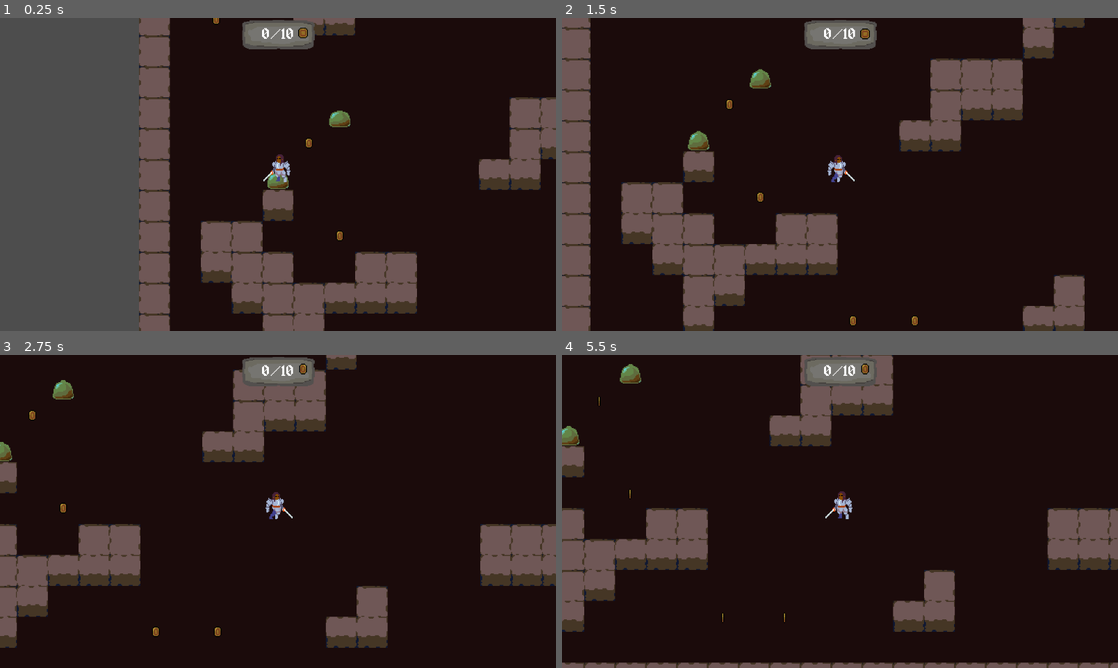
Above: before the commit, frames 1-4 (two rows, left to right).
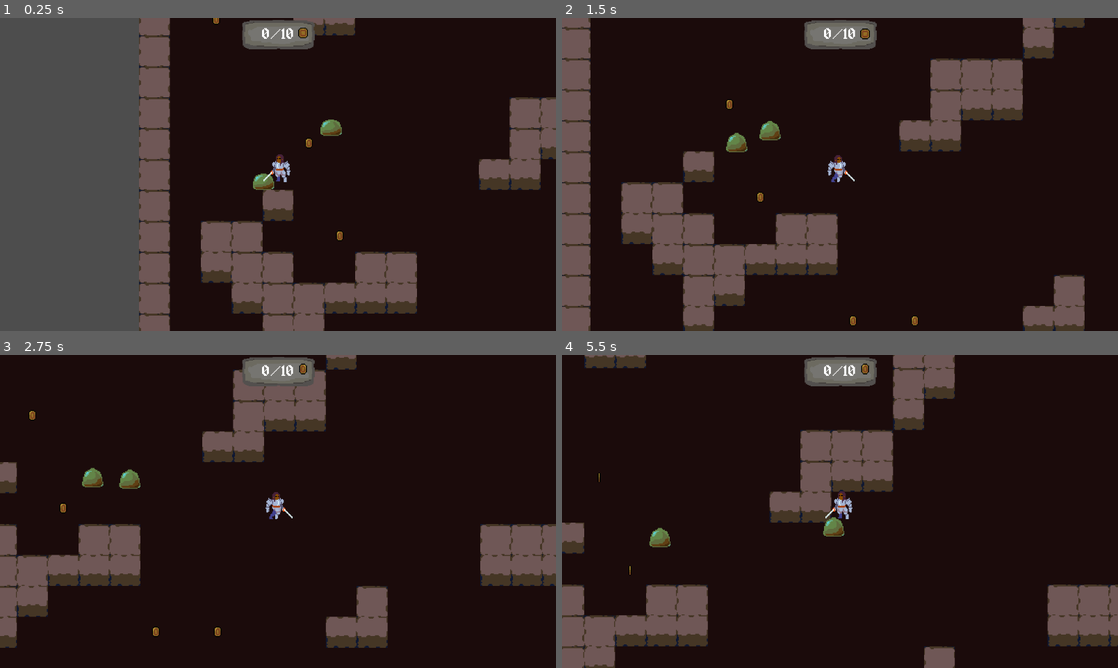
Above: after the commit, the same moments.

Repository: Gipost/rumata-test-project
Game: Godot game, scene res://game/scenes/Game.tscn
Same seed, same stepped clock (60 frames per second), same inputs: the game is played once before the commit and once after it.
Inputs (mouse positions are in pixels of both pictures, inside the frame that each line leads up to):
- Up to frame 1 (0.25 s): no input
- Up to frame 2 (1.5 s): move the mouse to (962, 158) at 0.52 s; hold D (move_right) 0.53-1.28 s; click (962, 158) at 0.67 s; move the mouse to (728, 190) at 1.27 s; hold S (move_down) from 1.28 s (still down)
- Up to frame 3 (2.75 s): move the mouse to (333, 442) at 2.02 s; release S (move_down) at 2.03 s; hold D (move_right) from 2.03 s (still down)
- Up to frame 4 (5.5 s): move the mouse to (812, 574) at 2.77 s; release D (move_right) at 2.78 s; hold W (move_up) 2.78-3.53 s; click (812, 574) at 2.92 s; move the mouse to (1006, 558) at 3.52 s; hold A (move_left) 3.53-5.03 s; move the mouse to (673, 464) at 4.27 s; move the mouse to (867, 511) at 5.02 s; hold S (move_down) from 5.03 s (still down); click (867, 511) at 5.17 s

The runs differ from the first frame. In frame 1, 0.5% of the frame differs, in the area x 45-63%, y 29-55%; in frame 2, 0.8%; in frame 3, 0.7%; in frame 4, 28%, in the area x 0-100%, y 0-100%.

Commit message:
Basic + Chaser behaviour implementation
Basically enemy sees target(player) and dashes to its position, if close enough it just follows it instead of dash

Diff:
--- a/game/objects/controllers/LevelController/LevelController.gd
+++ b/game/objects/controllers/LevelController/LevelController.gd
@@ -3,7 +3,7 @@
 @export var tilemap : TileMapLayer
 @export var PlayerScene : PackedScene
 @export var CoinScene : PackedScene
-@export var EnemyScenes: Dictionary = {load("res://game/scenes/smile.tscn") : 1.0}
+@export var EnemyScenes: Dictionary = {load("res://game/scenes/slime.tscn") : 1.0}
 var PlayerNode
 func on_gen_finished() -> void:
 	PlayerNode = GenController.spawn_player(PlayerScene,$entities)
--- a/game/objects/entities/enemy/enemy.gd
+++ b/game/objects/entities/enemy/enemy.gd
@@ -1,2 +1,27 @@
 class_name Enemy
 extends Entity
+@onready var nav_agent: NavigationAgent2D = $NavigationAgent2D
+@export var behaviour: EnemyBehaviour  # This will be a Resource
+var target: Node2D = null
+
+func _ready():
+	if behaviour:
+		behaviour.setup(self)
+
+func _physics_process(delta):
+	if behaviour:
+		behaviour.update(delta)
+#интеракт моба с игроком, деш наносит урон enemy, в остальных случаях урон получает игрок
+func _on_contact_area_body_entered(body: Node2D) -> void:
+	if body is Player:
+		match body.current_state:
+			Player.State.DASH:
+				self.take_damage()
+			_:
+				body.take_damage()
+
+#получение урона мобом
+func take_damage():
+	if behaviour:
+		behaviour.cleanup()
+	queue_free()
--- /dev/null
+++ b/game/objects/entities/enemy/enemy_behaviour/chaser_behaviour.gd
@@ -0,0 +1,91 @@
+# ChaserBehavior.gd
+extends EnemyBehaviour
+class_name ChaserBehaviour
+#скорость преследования
+@export var speed: float = 60.0
+##использование дешей врагом
+@export var use_charging: bool = false
+##скорость деша
+@export var charge_speed: float = 200.0
+##задержка перед дешем
+@export var charge_prep_time: float = 0.5
+##кулдаун деша
+@export var charge_cooldown: float = 3.0
+
+var charging := false
+var can_charge := true
+var vision_area: Area2D
+var detected_player: Node2D = null
+
+func setup(e):
+	enemy = e
+	vision_area = enemy.get_node("VisionArea")
+	vision_area.body_entered.connect(_on_body_entered)
+	vision_area.body_exited.connect(_on_body_exited)
+
+func update(delta):
+	if enemy:
+		if not detected_player:
+			enemy.velocity = Vector2.ZERO
+			enemy.move_and_slide()
+			return
+
+		if charging:
+			enemy.move_and_slide()
+			return
+
+		var dist = enemy.global_position.distance_to(detected_player.global_position)
+
+		# Ренджа преследования моба (делаем меньше чтобы вблизи моб не юзал деш)
+		var chase_radius = (vision_area.get_node("Collision").shape.radius*0.8)
+
+		if dist < chase_radius:
+			# проделываем путь к найденному игроку через нав агента
+			enemy.nav_agent.target_position = detected_player.global_position
+			var dir = (enemy.nav_agent.get_next_path_position() - enemy.global_position).normalized()
+			enemy.velocity = dir * speed
+			enemy.move_and_slide()
+		else:
+			if can_charge:
+				_start_charge(enemy)
+
+func _start_charge(enemy):
+	charging = true
+	can_charge = false
+	enemy.velocity = Vector2.ZERO
+
+	await enemy.get_tree().create_timer(charge_prep_time).timeout
+
+	if detected_player:
+		var dir = (detected_player.global_position - enemy.global_position).normalized()
+		enemy.velocity = dir * charge_speed
+		enemy.move_and_slide()
+
+	# dash lasts short burst
+		await enemy.get_tree().create_timer(0.3).timeout
+		enemy.velocity = Vector2.ZERO
+		charging = false
+
+		# cooldown before next charge
+		await enemy.get_tree().create_timer(charge_cooldown).timeout
+		can_charge = true
+
+
+func _on_body_entered(body: Node2D):
+	if body.is_in_group("player"):
+		detected_player = body
+
+func _on_body_exited(body: Node2D):
+	if body == detected_player:
+		detected_player = null
+
+
+func cleanup():
+	#очистка, чтобы таймеры не коллили уже удаленный instance
+	if is_instance_valid(vision_area):
+		if vision_area.body_entered.is_connected(_on_body_entered):
+			vision_area.body_entered.disconnect(_on_body_entered)
+		if vision_area.body_exited.is_connected(_on_body_exited):
+			vision_area.body_exited.disconnect(_on_body_exited)
+	detected_player = null
+	charging = false
--- /dev/null
+++ b/game/objects/entities/enemy/enemy_behaviour/enemy_behaviour.gd
@@ -0,0 +1,11 @@
+# EnemyBehavior.gd
+extends Resource
+class_name EnemyBehaviour
+
+var enemy
+
+func setup(e):
+	enemy = e
+
+func update(delta): pass
+func cleanup(): pass
--- a/game/objects/entities/player/player.gd
+++ b/game/objects/entities/player/player.gd
@@ -1,6 +1,6 @@
 class_name Player
 extends Entity
-enum State { IDLE, MOVE, DASH }
+enum State { IDLE, MOVE, DASH, DEAD }
 @onready var player_spr := $PlayerSprite
 @onready var dash_particles := $PlayerSprite/dash_particles
 var current_state: State = State.IDLE
--- a/game/objects/tiles/Tileset.tres
+++ b/game/objects/tiles/Tileset.tres
@@ -1,6 +1,12 @@
-[gd_resource type="TileSet" load_steps=3 format=3 uid="uid://cyuwc6pdg24lt"]
+[gd_resource type="TileSet" load_steps=4 format=3 uid="uid://cyuwc6pdg24lt"]
 
 [ext_resource type="Texture2D" uid="uid://cs30vg4qkqk1c" path="res://assets/sprites/tiles.png" id="1_ca0qa"]
+
+[sub_resource type="NavigationPolygon" id="NavigationPolygon_ca0qa"]
+vertices = PackedVector2Array(16, 16, -16, 16, -16, -16, 16, -16)
+polygons = Array[PackedInt32Array]([PackedInt32Array(0, 1, 2, 3)])
+outlines = Array[PackedVector2Array]([PackedVector2Array(-16, -16, 16, -16, 16, 16, -16, 16)])
+agent_radius = 0.0
 
 [sub_resource type="TileSetAtlasSource" id="TileSetAtlasSource_vk7mj"]
 texture = ExtResource("1_ca0qa")
@@ -70,6 +76,7 @@
 0:11/0/terrain_set = 0
 0:11/0/terrain = 1
 0:11/0/terrains_peering_bit/bottom_side = 1
+0:11/0/navigation_layer_0/polygon = SubResource("NavigationPolygon_ca0qa")
 1:11/0 = 0
 2:11/0 = 0
 3:11/0 = 0
@@ -532,4 +539,5 @@
 terrain_set_0/terrain_0/color = Color(0.37, 0.37, 0.37, 1)
 terrain_set_0/terrain_1/name = "Ground "
 terrain_set_0/terrain_1/color = Color(0.49548447, 0.2518559, 0, 1)
+navigation_layer_0/layers = 1
 sources/0 = SubResource("TileSetAtlasSource_vk7mj")
--- a/game/scenes/enemy.tscn
+++ b/game/scenes/enemy.tscn
@@ -1,7 +1,22 @@
-[gd_scene format=3 uid="uid://dj7we7moj3m00"]
+[gd_scene load_steps=2 format=3 uid="uid://dj7we7moj3m00"]
+
+[ext_resource type="Script" uid="uid://ci486v3hyuxtj" path="res://game/objects/entities/enemy/enemy.gd" id="1_d070t"]
 
 [node name="Enemy" type="CharacterBody2D"]
+collision_layer = 2
+collision_mask = 7
+script = ExtResource("1_d070t")
 
 [node name="AnimatedSprite2D" type="AnimatedSprite2D" parent="."]
 
 [node name="Collision" type="CollisionShape2D" parent="."]
+
+[node name="ContactArea" type="Area2D" parent="."]
+collision_layer = 2
+
+[node name="NavigationAgent2D" type="NavigationAgent2D" parent="."]
+
+[node name="VisionArea" type="Area2D" parent="."]
+collision_layer = 2
+
+[connection signal="body_entered" from="ContactArea" to="." method="_on_contact_area_body_entered"]
--- a/game/scenes/level.tscn
+++ b/game/scenes/level.tscn
@@ -1,11 +1,10 @@
-[gd_scene load_steps=8 format=4 uid="uid://c3f24ym2xnjh2"]
+[gd_scene load_steps=7 format=4 uid="uid://c3f24ym2xnjh2"]
 
 [ext_resource type="TileSet" uid="uid://cyuwc6pdg24lt" path="res://game/objects/tiles/Tileset.tres" id="1_uu78k"]
 [ext_resource type="Script" uid="uid://hf0dwthc86x4" path="res://game/objects/controllers/LevelController/LevelController.gd" id="1_xssv6"]
 [ext_resource type="PackedScene" uid="uid://bnwt2285mv60c" path="res://game/scenes/player.tscn" id="2_iddtf"]
 [ext_resource type="PackedScene" uid="uid://yuntsfmqkbef" path="res://game/scenes/coin.tscn" id="3_upydp"]
 [ext_resource type="Script" uid="uid://y8yeo2kqagx7" path="res://game/objects/controllers/GenerationController/GenerationController.gd" id="3_ycpq3"]
-[ext_resource type="PackedScene" uid="uid://ch2fjbsdpmi2u" path="res://game/scenes/smile.tscn" id="4_0aobv"]
 [ext_resource type="Script" uid="uid://0h2aoll2vohj" path="res://game/objects/controllers/GenerationController/room__base_generator.gd" id="4_iddtf"]
 
 [node name="Level" type="Node2D" node_paths=PackedStringArray("GenController", "tilemap")]
@@ -14,7 +13,6 @@
 tilemap = NodePath("TileMapLayer")
 PlayerScene = ExtResource("2_iddtf")
 CoinScene = ExtResource("3_upydp")
-EnemyScenes = Array[PackedScene]([ExtResource("4_0aobv")])
 
 [node name="TileMapLayer" type="TileMapLayer" parent="."]
 tile_map_data = PackedByteArray("AAAAAAAAAAAAAAAAAAABAAAAAAABAAAAAAACAAAAAAABAAAAAAADAAAAAAABAAAAAAAEAAAAAAABAAAAAAAFAA …(592 unchanged characters)…
--- a/game/scenes/player.tscn
+++ b/game/scenes/player.tscn
@@ -120,7 +120,7 @@
 linear_accel_max = 43.529995
 damping_max = 10.0
 
-[node name="Player" type="CharacterBody2D"]
+[node name="Player" type="CharacterBody2D" groups=["player"]]
 z_index = 3
 collision_mask = 14
 script = ExtResource("1_fkr20")
--- /dev/null
+++ b/game/scenes/slime.tscn
@@ -0,0 +1,63 @@
+[gd_scene load_steps=11 format=3 uid="uid://ch2fjbsdpmi2u"]
+
+[ext_resource type="PackedScene" uid="uid://dj7we7moj3m00" path="res://game/scenes/enemy.tscn" id="1_vfhdm"]
+[ext_resource type="Script" uid="uid://rdcu1cd0ol7t" path="res://game/objects/entities/enemy/enemy_behaviour/chaser_behaviour.gd" id="2_6fmub"]
+[ext_resource type="Texture2D" uid="uid://dx077k2it0cib" path="res://assets/sprites/entity_sprites/enemies/slime/slime_idle_spr.png" id="3_8v8ch"]
+
+[sub_resource type="Resource" id="Resource_qv2ec"]
+resource_local_to_scene = true
+script = ExtResource("2_6fmub")
+use_charging = true
+charge_cooldown = 1.5
+metadata/_custom_type_script = "uid://rdcu1cd0ol7t"
+
+[sub_resource type="AtlasTexture" id="AtlasTexture_qv2ec"]
+atlas = ExtResource("3_8v8ch")
+region = Rect2(0, 0, 32, 32)
+
+[sub_resource type="AtlasTexture" id="AtlasTexture_ekg58"]
+atlas = ExtResource("3_8v8ch")
+region = Rect2(32, 0, 32, 32)
+
+[sub_resource type="SpriteFrames" id="SpriteFrames_owdtv"]
+animations = [{
+"frames": [{
+"duration": 1.0,
+"texture": SubResource("AtlasTexture_qv2ec")
+}, {
+"duration": 1.0,
+"texture": SubResource("AtlasTexture_ekg58")
+}],
+"loop": true,
+"name": &"idle",
+"speed": 2.0
+}]
+
+[sub_resource type="CircleShape2D" id="CircleShape2D_bgs44"]
+radius = 7.0
+
+[sub_resource type="CircleShape2D" id="CircleShape2D_p44wn"]
+radius = 12.0415945
+
+[sub_resource type="CircleShape2D" id="CircleShape2D_qv2ec"]
+radius = 192.0
+
+[node name="Enemy" instance=ExtResource("1_vfhdm")]
+behaviour = SubResource("Resource_qv2ec")
+
+[node name="AnimatedSprite2D" parent="." index="0"]
+sprite_frames = SubResource("SpriteFrames_owdtv")
+animation = &"idle"
+autoplay = "idle"
+
+[node name="Collision" parent="." index="1"]
+position = Vector2(0, 7)
+shape = SubResource("CircleShape2D_bgs44")
+
+[node name="CollisionShape2D" type="CollisionShape2D" parent="ContactArea" index="0"]
+position = Vector2(0, 7)
+shape = SubResource("CircleShape2D_p44wn")
+
+[node name="Collision" type="CollisionShape2D" parent="VisionArea" index="0"]
+position = Vector2(0, 7)
+shape = SubResource("CircleShape2D_qv2ec")
--- a/game/scenes/smile.tscn
+++ /dev/null
@@ -1,40 +0,0 @@
-[gd_scene load_steps=7 format=3 uid="uid://ch2fjbsdpmi2u"]
-
-[ext_resource type="PackedScene" uid="uid://dj7we7moj3m00" path="res://game/scenes/enemy.tscn" id="1_g57dr"]
-[ext_resource type="Texture2D" uid="uid://dx077k2it0cib" path="res://assets/sprites/entity_sprites/enemies/slime/slime_idle_spr.png" id="2_p44wn"]
-
-[sub_resource type="AtlasTexture" id="AtlasTexture_qv2ec"]
-atlas = ExtResource("2_p44wn")
-region = Rect2(0, 0, 32, 32)
-
-[sub_resource type="AtlasTexture" id="AtlasTexture_ekg58"]
-atlas = ExtResource("2_p44wn")
-region = Rect2(32, 0, 32, 32)
-
-[sub_resource type="SpriteFrames" id="SpriteFrames_owdtv"]
-animations = [{
-"frames": [{
-"duration": 1.0,
-"texture": SubResource("AtlasTexture_qv2ec")
-}, {
-"duration": 1.0,
-"texture": SubResource("AtlasTexture_ekg58")
-}],
-"loop": true,
-"name": &"idle",
-"speed": 2.0
-}]
-
-[sub_resource type="CircleShape2D" id="CircleShape2D_bgs44"]
-radius = 9.055386
-
-[node name="Enemy" instance=ExtResource("1_g57dr")]
-
-[node name="AnimatedSprite2D" parent="." index="0"]
-sprite_frames = SubResource("SpriteFrames_owdtv")
-animation = &"idle"
-autoplay = "idle"
-
-[node name="Collision" parent="." index="1"]
-position = Vector2(0, 7)
-shape = SubResource("CircleShape2D_bgs44")
--- a/project.godot
+++ b/project.godot
@@ -32,6 +32,10 @@
 "res://configs/": "green",
 "res://game/": "red"
 }
+
+[global_group]
+
+player=""
 
 [input]
 
Not shown, added: game/objects/entities/enemy/enemy_behaviour/chaser_behaviour.gd.uid
Not shown, added: game/objects/entities/enemy/enemy_behaviour/enemy_behaviour.gd.uid
